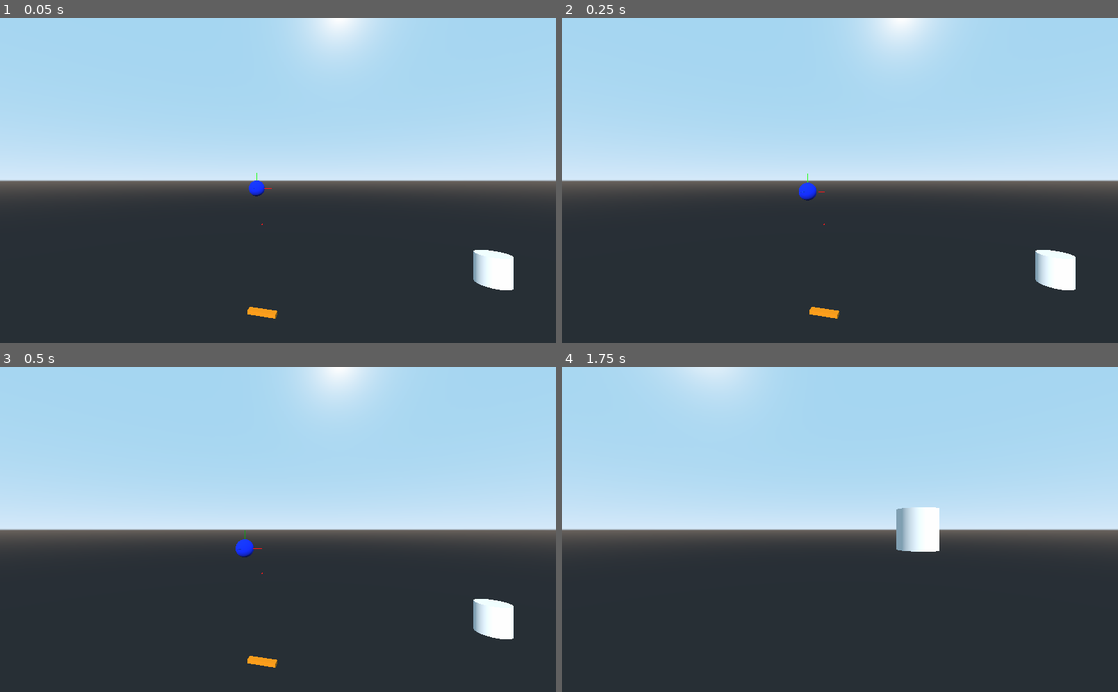
Above: before the commit, frames 1-4 (two rows, left to right).
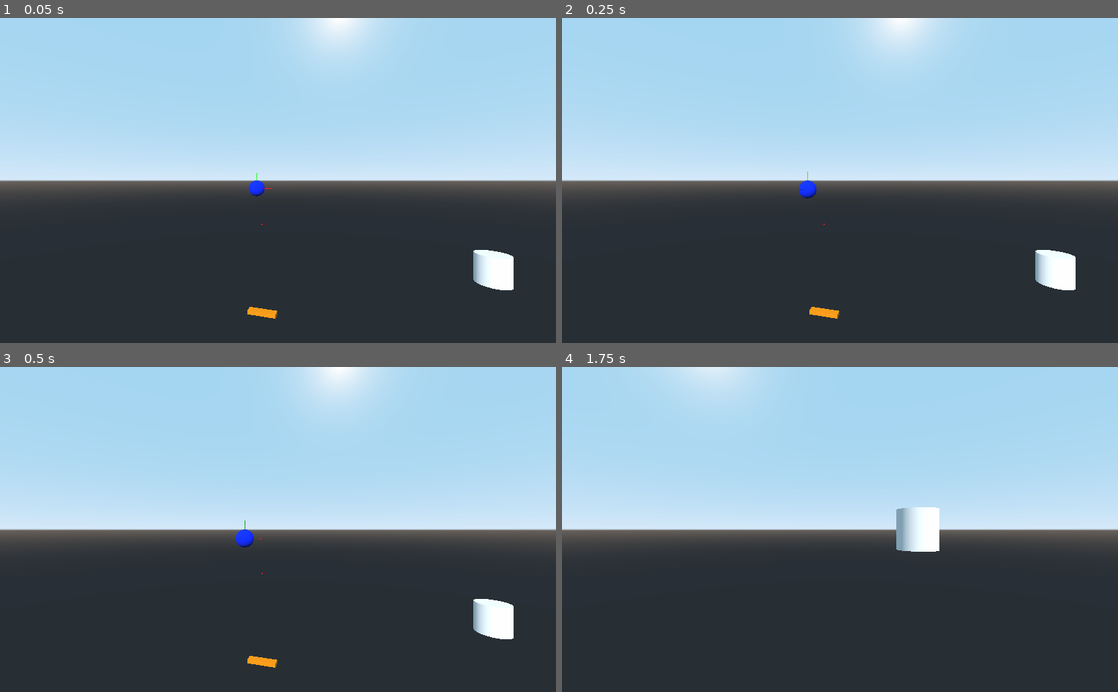
Above: after the commit, the same moments.

Repository: teratron/treaker
Game: Godot game, scene res://src/main/Main.tscn
The game is run twice, just before and just after one commit, with the same random seed, the same clock (stepped at 60 frames per second) and the same inputs.
Inputs (mouse positions are in pixels of both pictures, inside the frame that each line leads up to):
- Up to frame 1 (0.05 s): no input
- Up to frame 2 (0.25 s): no input
- Up to frame 3 (0.5 s): no input
- Up to frame 4 (1.75 s): tap Enter at 0.5 s; move the mouse to (867, 529) at 0.52 s; press the mouse at (867, 529) at 0.53 s; hold W (move_forward) from 0.53 s (still down); move the mouse to (812, 529) at 1.27 s; release the mouse at (812, 529) at 1.28 s; tap C (toggle_camera) at 1.35 s

The runs differ from the first frame. In frame 1, less than 0.1% of the frame differs, in the area x 45-48%, y 50-55%; in frame 2, less than 0.1%; in frame 3, 0.2%, in the area x 42-48%, y 47-59%; in frame 4, nothing differs.

Commit message:
Update project.godot

Diff:
--- a/app/project.godot
+++ b/app/project.godot
@@ -49,6 +49,9 @@
 [physics]
 
 common/enable_pause_aware_picking=true
+3d/default_gravity=0.0
+3d/default_linear_damp=0.0
+3d/default_angular_damp=0.0
 
 [rendering]
 
